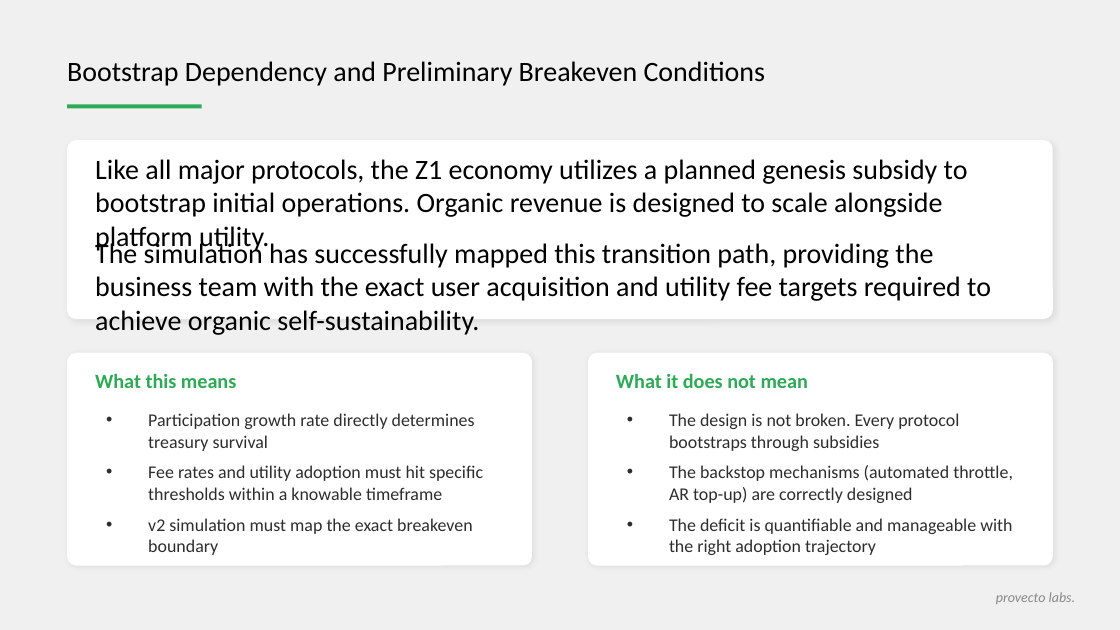
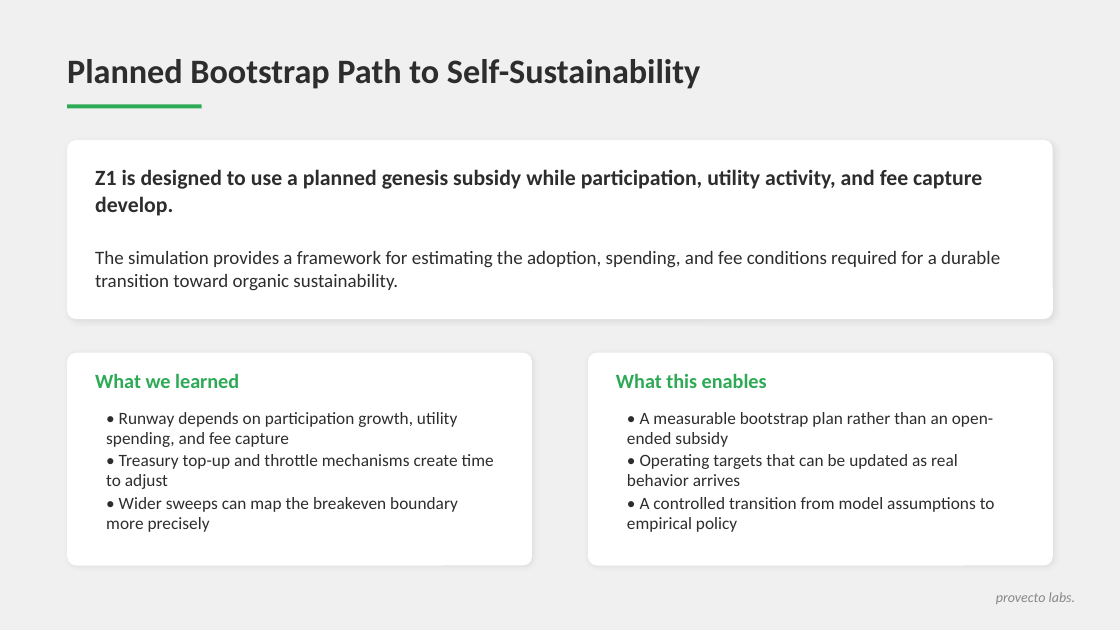
Before and after one commit to stelios12312312/TokenLab, a slide deck: slide 3 of docs_final/2026-06-23/z1_simulation_findings.pptx. Drawn at 1120x630 pixels with LibreOffice and Linux fonts; fonts in the diff are those of the drawing. Boxes give left, top, right and bottom in pixels: in the first picture for what was removed or moved away, otherwise in the second. Text is boxed around its words. In the diff, an @@ line names an element or a change of style, - is before the commit and + after.

```diff
--- a/docs_final/2026-06-23/z1_simulation_findings.pptx
+++ b/docs_final/2026-06-23/z1_simulation_findings.pptx
@@ text at (x1=67, y1=59, x2=700, y2=89): text changed; size 18 to 22 pt; text colour #000000 to #2D2D2D; bold on @@
-Bootstrap Dependency and Preliminary Breakeven Conditions
+Planned Bootstrap Path to Self-Sustainability
@@ text at (x1=95, y1=169, x2=982, y2=216): text changed; size 18 to 14 pt; text colour #000000 to #2D2D2D; bold on @@
-Like all major protocols, the Z1 economy utilizes a planned genesis subsidy to bootstrap initial operations. Organic revenue is designed to scale alongside platform utility.
+Z1 is designed to use a planned genesis subsidy while participation, utility activity, and fee capture develop.
@@ text "Z1 is designed to use ..." at (x1=95, y1=169, x2=982, y2=216): vertical alignment top to middle @@
@@ text "The simulation provides a framework ..." at (x1=95, y1=251, x2=1000, y2=291): vertical alignment top to middle @@
@@ text at (x1=95, y1=251, x2=1000, y2=291): text changed; size 18 to 12.2 pt; text colour #000000 to #2D2D2D @@
-The simulation has successfully mapped this transition path, providing the business team with the exact user acquisition and utility fee targets required to achieve organic self-sustainability.
+The simulation provides a framework for estimating the adoption, spending, and fee conditions required for a durable transition toward organic sustainability.
@@ text at (x1=95, y1=373, x2=239, y2=388): text changed @@
-What this means
+What we learned
@@ text at (x1=616, y1=373, x2=767, y2=388): text changed @@
-What it does not mean
+What this enables
@@ text at (x1=106, y1=412, x2=494, y2=532): text changed; size 11.5 to 11.1 pt @@
-• Participation growth rate directly determines treasury survival
-• Fee rates and utility adoption must hit specific thresholds within a knowable timeframe
-• v2 simulation must map the exact breakeven boundary
+• Runway depends on participation growth, utility spending, and fee capture
+• Treasury top-up and throttle mechanisms create time to adjust
+• Wider sweeps can map the breakeven boundary more precisely
@@ text at (x1=627, y1=412, x2=995, y2=532): text changed; size 11.5 to 11.1 pt @@
-• The design is not broken. Every protocol bootstraps through subsidies
-• The backstop mechanisms (automated throttle, AR top-up) are correctly designed
-• The deficit is quantifiable and manageable with the right adoption trajectory
+• A measurable bootstrap plan rather than an open-ended subsidy
+• Operating targets that can be updated as real behavior arrives
+• A controlled transition from model assumptions to empirical policy
```
Also in this commit, not shown: 10 other slides changed, 43 other files.
